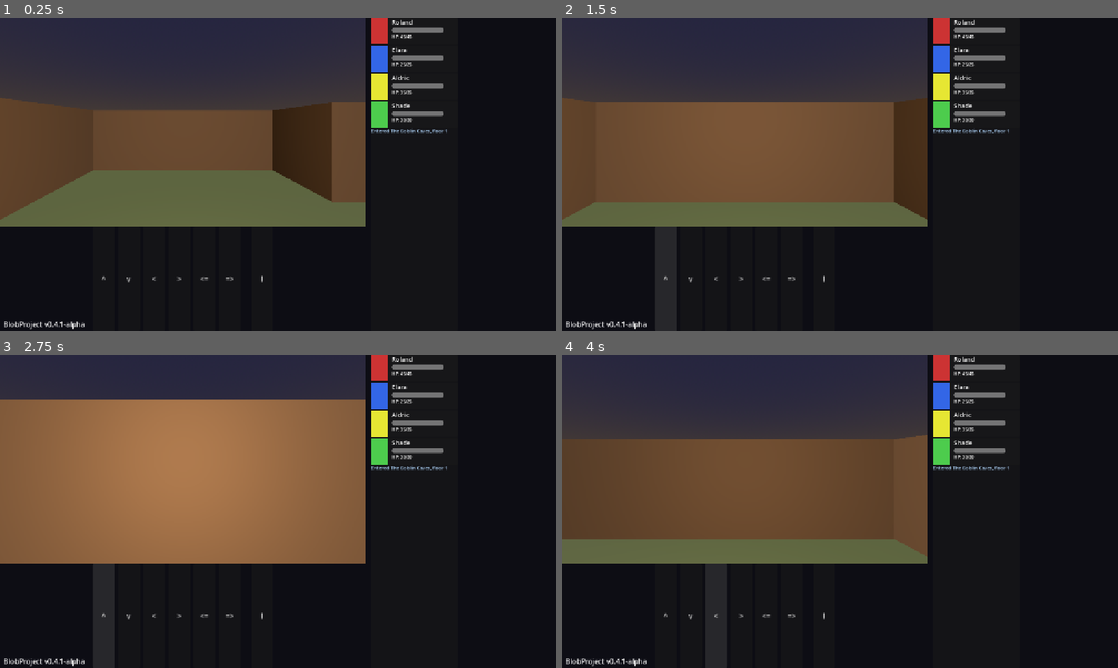
Above: before the commit, frames 1-4 (two rows, left to right).
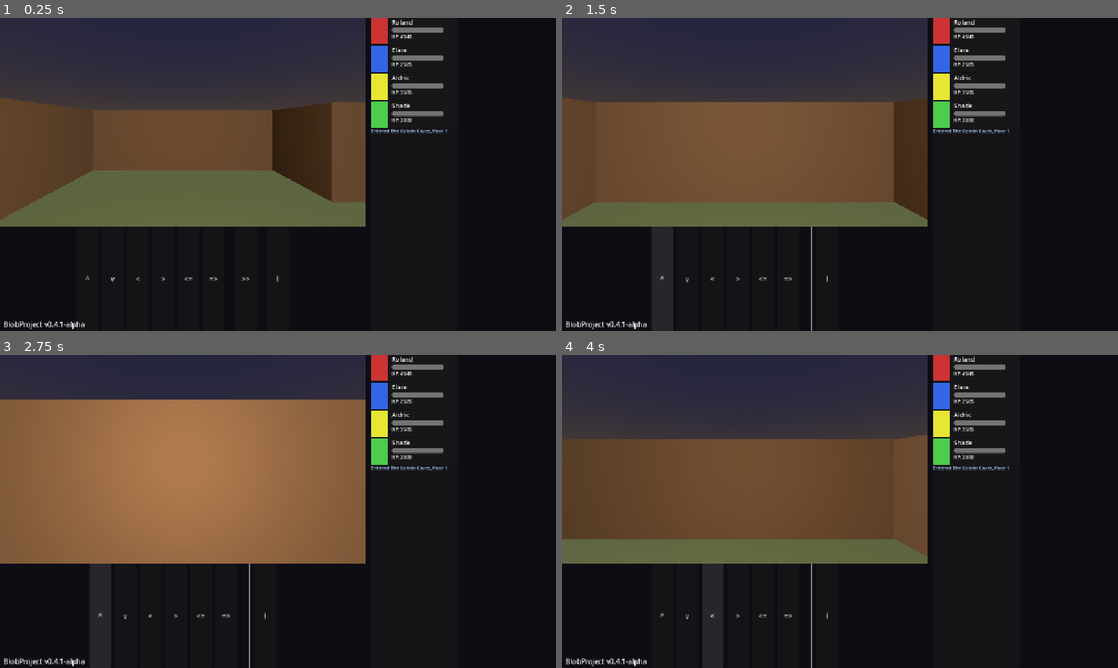
Above: after the commit, the same moments.

Repository: drax-xard/BlobProject
Game: Godot game, scene res://scenes/main.tscn
The game is run twice, just before and just after one commit, with the same random seed, the same clock (stepped at 60 frames per second) and the same inputs.
Inputs (mouse positions are in pixels of both pictures, inside the frame that each line leads up to):
- Up to frame 1 (0.25 s): no input
- Up to frame 2 (1.5 s): click (806, 277) at 0.5 s, where only the run after the commit has a clickable ">>"; click "^" at 1.25 s
- Up to frame 3 (2.75 s): click "^" at 2 s
- Up to frame 4 (4 s): click "v" at 2.75 s; click "<" at 3.5 s

The runs differ from the first frame. In frame 1, 0.1% of the frame differs, in the area x 15-51%, y 82-85%; in frame 2, 0.5%, in the area x 16-48%, y 66-100%; in frame 3, 0.5%; in frame 4, 0.5%.

Commit message:
feat: Manual stair interaction with Use Stair button
Stairs no longer auto-transport the player. Instead, a contextual
'>>' button appears in the ActionBar when standing on stairs.

- GridWorld emits player_stair_state(is_on_stairs, stair_type) signal
- ActionBar listens and shows/hides the stair button accordingly
- Button tooltip shows 'Use Stairs Up' or 'Use Stairs Down'
- GridWorld.use_stair() public method triggered by button press
- Stair state initialized after floor load via _notify_stair_state()
- Chest interaction unchanged (still auto-opens on step)

Diff:
--- a/scripts/ui/action_bar.gd
+++ b/scripts/ui/action_bar.gd
@@ -4,9 +4,27 @@
 
 @onready var turn_manager: Node = null
 
+var _stair_button: Button = null
+var _on_stairs: bool = false
+
 func _ready() -> void:
 	turn_manager = get_tree().current_scene.get_node_or_null("TurnManager")
 	_build_buttons()
+	_connect_grid_world()
+
+func _connect_grid_world() -> void:
+	var scene: Node = get_tree().current_scene
+	if not scene:
+		return
+	var viewport: SubViewportContainer = scene.find_child("ViewportFrame", true, false)
+	if not viewport:
+		return
+	var sub_viewport: SubViewport = viewport.get_node_or_null("SubViewport")
+	if not sub_viewport:
+		return
+	var world: Node = sub_viewport.get_node_or_null("World")
+	if world and world.has_signal("player_stair_state"):
+		world.player_stair_state.connect(_on_player_stair_state)
 
 func _build_buttons() -> void:
 	var button_data := [
@@ -29,12 +47,48 @@
 	sep.custom_minimum_size.x = 8
 	add_child(sep)
 
+	_stair_button = Button.new()
+	_stair_button.text = ">>"
+	_stair_button.tooltip_text = "Use Stairs"
+	_stair_button.custom_minimum_size = Vector2(50, 50)
+	_stair_button.visible = false
+	_stair_button.pressed.connect(_on_stair_pressed)
+	add_child(_stair_button)
+
+	var sep2 := VSeparator.new()
+	sep2.custom_minimum_size.x = 8
+	add_child(sep2)
+
 	var inv_btn := Button.new()
 	inv_btn.text = "I"
 	inv_btn.tooltip_text = "Inventory"
 	inv_btn.custom_minimum_size = Vector2(50, 50)
 	inv_btn.pressed.connect(_on_inventory_pressed)
 	add_child(inv_btn)
+
+func _on_player_stair_state(is_on_stairs: bool, _stair_type: String) -> void:
+	_on_stairs = is_on_stairs
+	if _stair_button:
+		_stair_button.visible = is_on_stairs
+		if is_on_stairs:
+			_stair_button.text = ">>"
+			_stair_button.tooltip_text = "Use %s" % _stair_type.capitalize()
+
+func _on_stair_pressed() -> void:
+	if not _on_stairs:
+		return
+	var scene: Node = get_tree().current_scene
+	if not scene:
+		return
+	var viewport: SubViewportContainer = scene.find_child("ViewportFrame", true, false)
+	if not viewport:
+		return
+	var sub_viewport: SubViewport = viewport.get_node_or_null("SubViewport")
+	if not sub_viewport:
+		return
+	var world: Node = sub_viewport.get_node_or_null("World")
+	if world:
+		world.use_stair()
 
 func _on_button_pressed(action_data: Variant) -> void:
 	if not turn_manager:
--- a/scripts/world/grid_world.gd
+++ b/scripts/world/grid_world.gd
@@ -2,6 +2,7 @@
 
 signal player_moved(new_position: Vector2i)
 signal player_turned(new_facing: int)
+signal player_stair_state(is_on_stairs: bool, stair_type: String)
 
 const CELL_SIZE: float = 2.0
 
@@ -77,6 +78,7 @@
 	_build_grid_mesh()
 	_place_player_at_stairs_up()
 	_update_camera()
+	_notify_stair_state()
 
 func _build_default_grid() -> void:
 	grid_width = 8
@@ -287,6 +289,39 @@
 		return
 	_place_player_at_start()
 
+func _player_on_stairs(stair_type: String, pos: Vector2i) -> void:
+	player_stair_state.emit(not stair_type.is_empty(), stair_type)
+
+func _notify_stair_state() -> void:
+	if grid_data.size() == 0:
+		return
+	if player_grid_pos.x < 0 or player_grid_pos.x >= grid_width:
+		return
+	if player_grid_pos.y < 0 or player_grid_pos.y >= grid_height:
+		return
+	var cell: int = grid_data[player_grid_pos.y][player_grid_pos.x]
+	match cell:
+		DungeonGenerator.CELL_STAIRS_DOWN:
+			_player_on_stairs("stairs_down", player_grid_pos)
+		DungeonGenerator.CELL_STAIRS_UP:
+			_player_on_stairs("stairs_up", player_grid_pos)
+		_:
+			_player_on_stairs("", player_grid_pos)
+
+func use_stair() -> void:
+	if grid_data.size() == 0:
+		return
+	if player_grid_pos.x < 0 or player_grid_pos.x >= grid_width:
+		return
+	if player_grid_pos.y < 0 or player_grid_pos.y >= grid_height:
+		return
+	var cell: int = grid_data[player_grid_pos.y][player_grid_pos.x]
+	match cell:
+		DungeonGenerator.CELL_STAIRS_DOWN:
+			_transition_to_next_floor()
+		DungeonGenerator.CELL_STAIRS_UP:
+			_transition_to_previous_floor()
+
 func _create_tile_marker(world_pos: Vector3, color: Color) -> MeshInstance3D:
 	var marker := MeshInstance3D.new()
 	var box := BoxMesh.new()
@@ -303,19 +338,25 @@
 
 func check_tile_interaction() -> void:
 	if grid_data.size() == 0:
+		_player_on_stairs("", Vector2i.ZERO)
 		return
 	if player_grid_pos.x < 0 or player_grid_pos.x >= grid_width:
+		_player_on_stairs("", Vector2i.ZERO)
 		return
 	if player_grid_pos.y < 0 or player_grid_pos.y >= grid_height:
+		_player_on_stairs("", Vector2i.ZERO)
 		return
 	var cell: int = grid_data[player_grid_pos.y][player_grid_pos.x]
 	match cell:
 		DungeonGenerator.CELL_STAIRS_DOWN:
-			_transition_to_next_floor()
+			_player_on_stairs("stairs_down", player_grid_pos)
 		DungeonGenerator.CELL_STAIRS_UP:
-			_transition_to_previous_floor()
+			_player_on_stairs("stairs_up", player_grid_pos)
 		DungeonGenerator.CELL_CHEST:
 			_open_chest()
+			_player_on_stairs("", player_grid_pos)
+		_:
+			_player_on_stairs("", player_grid_pos)
 
 func _transition_to_next_floor() -> void:
 	if _current_dungeon_id.is_empty():
